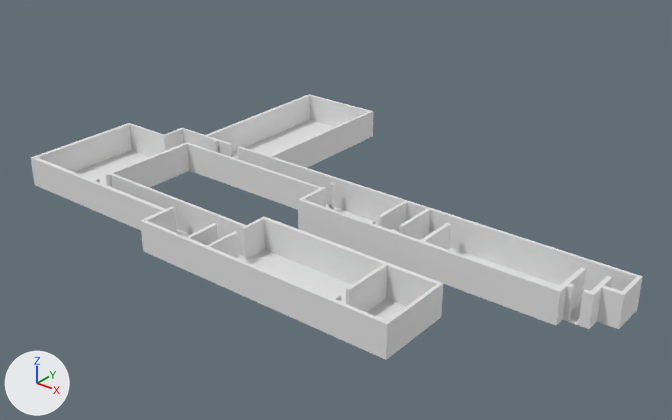
The Blender file Assets/Korpus/KorpusPrefab/1korpus.blend as it was, and as the next commit left it.
Rendered twice from a 50 mm camera at (47.1, -64.8, 38.7) aimed at (-1.7, -3.8, 0.8). The lights are fixed; the arrows at lower left show +X, +Y and +Z.
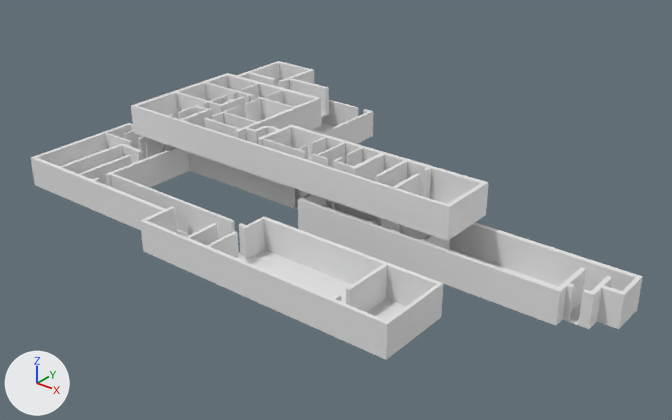
What differs and where, as boxes [x1, y1, x2, y2] in the pictures (672 x 420 px):
'Cube', reshaped
    before: [31, 94, 643, 360]
    after: [31, 100, 643, 360]
'Plane.002', added
    after: [131, 61, 489, 241]
part 1 of me_cube_001, built on
    before: [164, 128, 643, 326]
    after: [33, 124, 643, 326]
part 2 of me_cube_001, added
    after: [322, 100, 370, 127]

The change, as a diff of the scene's bpy script:
```diff
--- a/Assets/Korpus/KorpusPrefab/1korpus.blend.py
+++ b/Assets/Korpus/KorpusPrefab/1korpus.blend.py
@@ me_cube_001 @@
 # used by ob_cube; location = (0.0, 0.0, 0.0)
-me_cube_001.from_pydata(...)  # 372 vertices, 368 faces; spans x -30.0..26.7, y -19.4..15.2, z 0.0..3.0
+me_cube_001.from_pydata(...)  # 480 vertices, 470 faces; spans x -30.0..26.7, y -19.4..15.2, z 0.0..3.0
+# me_cube_001 part 1: 36 vertices moved from x -24.4..26.7, y -2.5..-2.1, z 0.0..3.0 to x -24.4..26.7, y -2.6..-2.2, z 0.0..3.0; 92 vertices added at x -30.0..-5.3, y -16.9..-4.4, z 0.0..3.0
+# me_cube_001 part 2: 8 vertices added at x -13.6..-12.6, y 14.8..15.2, z 0.0..3.0
@@ me_plane_002 @@
+me_plane_002.from_pydata(...)  # 272 vertices, 136 faces; spans x -25.2..12.8, y -9.0..11.8, z 4.0
@@ me_plane_001 @@
+me_plane_001.from_pydata(...)  # 42 vertices, 27 faces; spans x -25.2..12.8, y -9.0..11.8, z 4.0
@@ ob_plane_002 @@
+ob_plane_002 = bpy.data.objects.new('Plane.002', me_plane_002)
+ob_plane_002.location = (0.05, 1.27, 0.0)
+_m = ob_plane_002.modifiers.new('Solidify', 'SOLIDIFY')
+_m.thickness = 3.0
+_m.offset = 1.0
@@ ob_plane_001 @@
+ob_plane_001 = bpy.data.objects.new('Plane.001', me_plane_001)
+ob_plane_001.location = (0.05, 1.27, 0.0)
```
